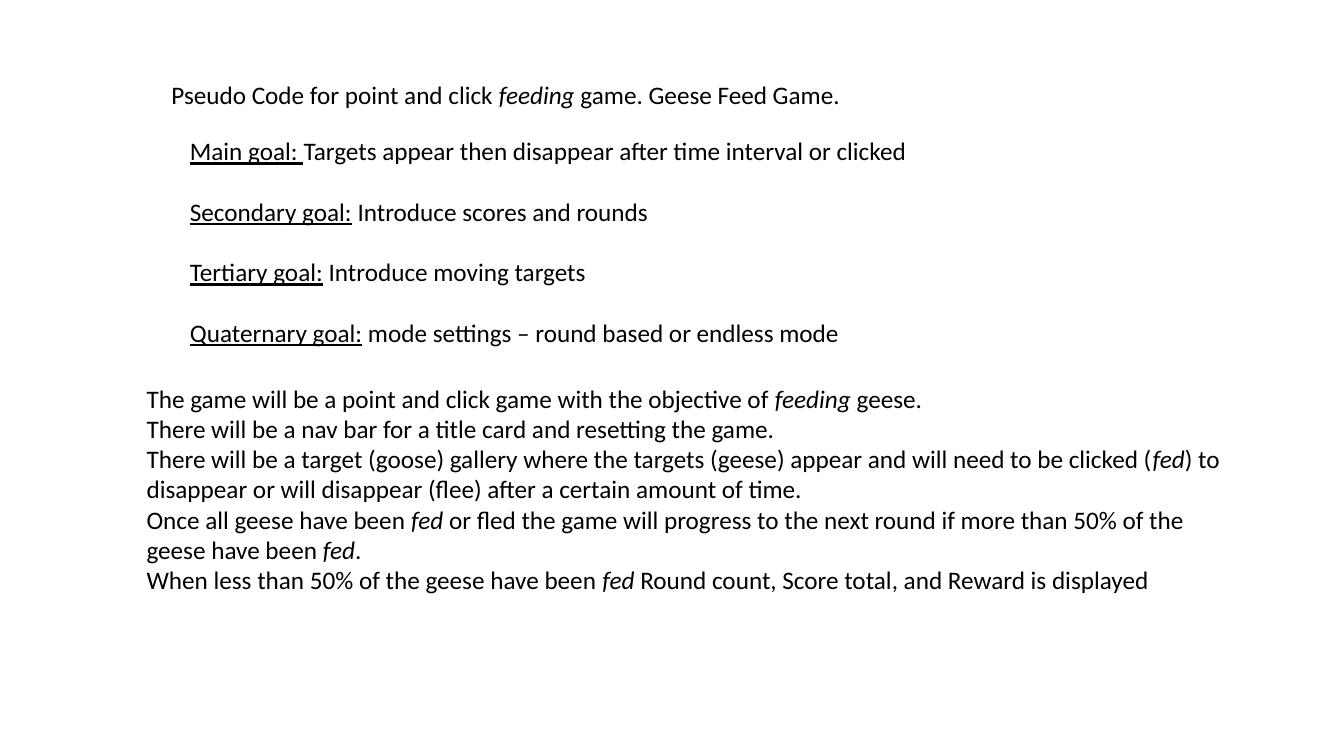
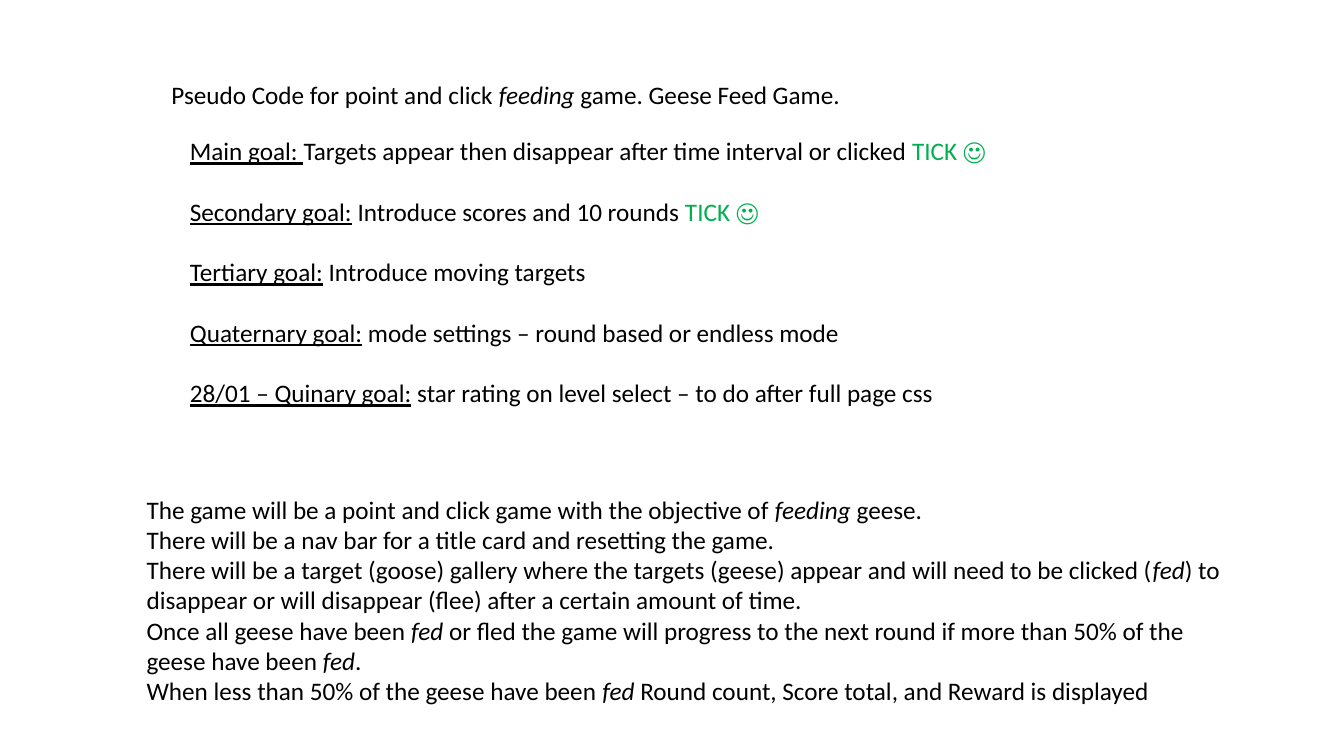
Before and after one commit to TristanPere/Goose-Feed-Game, a slide deck: slide 1 of Goose-Feed-Game.pptx. Drawn at 1344x756 pixels with LibreOffice and Linux fonts; fonts in the diff are those of the drawing. Boxes give left, top, right and bottom in pixels: in the first picture for what was removed or moved away, otherwise in the second. Text is boxed around its words. In the diff, an @@ line names an element or a change of style, - is before the commit and + after.

Commit message:
Psuedo code for level select updated

```diff
--- a/Goose-Feed-Game.pptx
+++ b/Goose-Feed-Game.pptx
@@ text at [190,142,957,226]: text changed @@
-Main goal: Targets appear then disappear after time interval or clicked
-Secondary goal: Introduce scores and rounds
+Main goal: Targets appear then disappear after time interval or clicked TICK ☺
+Secondary goal: Introduce scores and 10 rounds TICK ☺
@@ text at [190,384,932,407]: paragraph added @@
+28/01 – Quinary goal: star rating on level select – to do after full page css
@@ text "The game will be a ...": place and size @@
-text "The game will be a ..." at [147,390,1219,594]
+text "The game will be a ..." at [147,501,1219,705]
```
Also in this commit, not shown: 2 other slides changed, 3 slides added.
